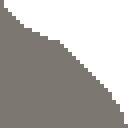
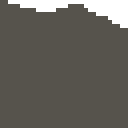
Comparing the layer stacks of the two 128x128 images. Changes:
showed group "Darker Rock" (1st of 2) (17 layers) over [0, 0, 128, 128]
added layer "RockMiddleUp" (1st of 2, in "Darker Rock") in group "Darker Rock" over [0, 0, 128, 128]
hid group "Lighter Rock" (17 layers) over [0, 0, 128, 128]
hid "TallDarkLeft" (2nd of 2, in "Lighter Rock" › "Main Rocks") over [0, 0, 128, 128]
